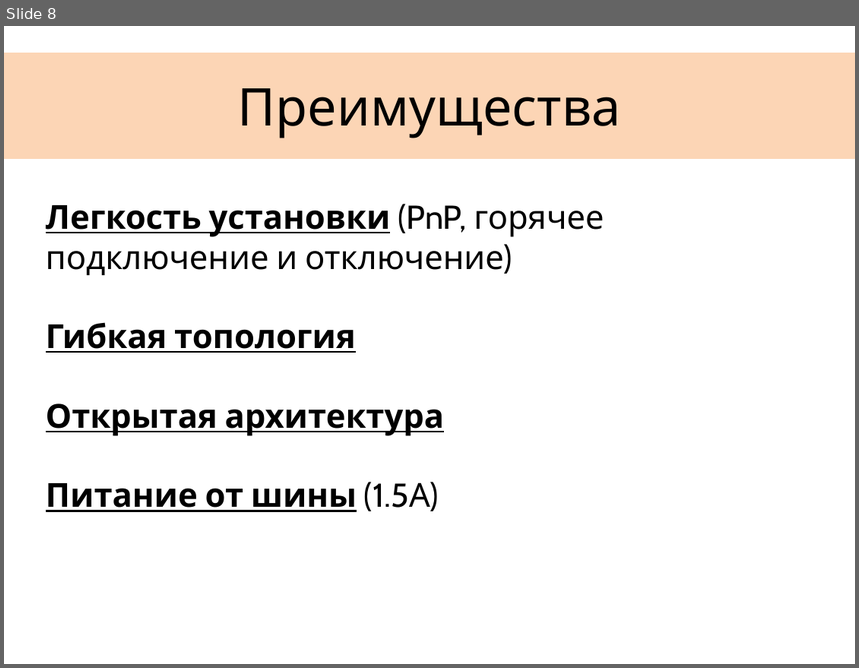
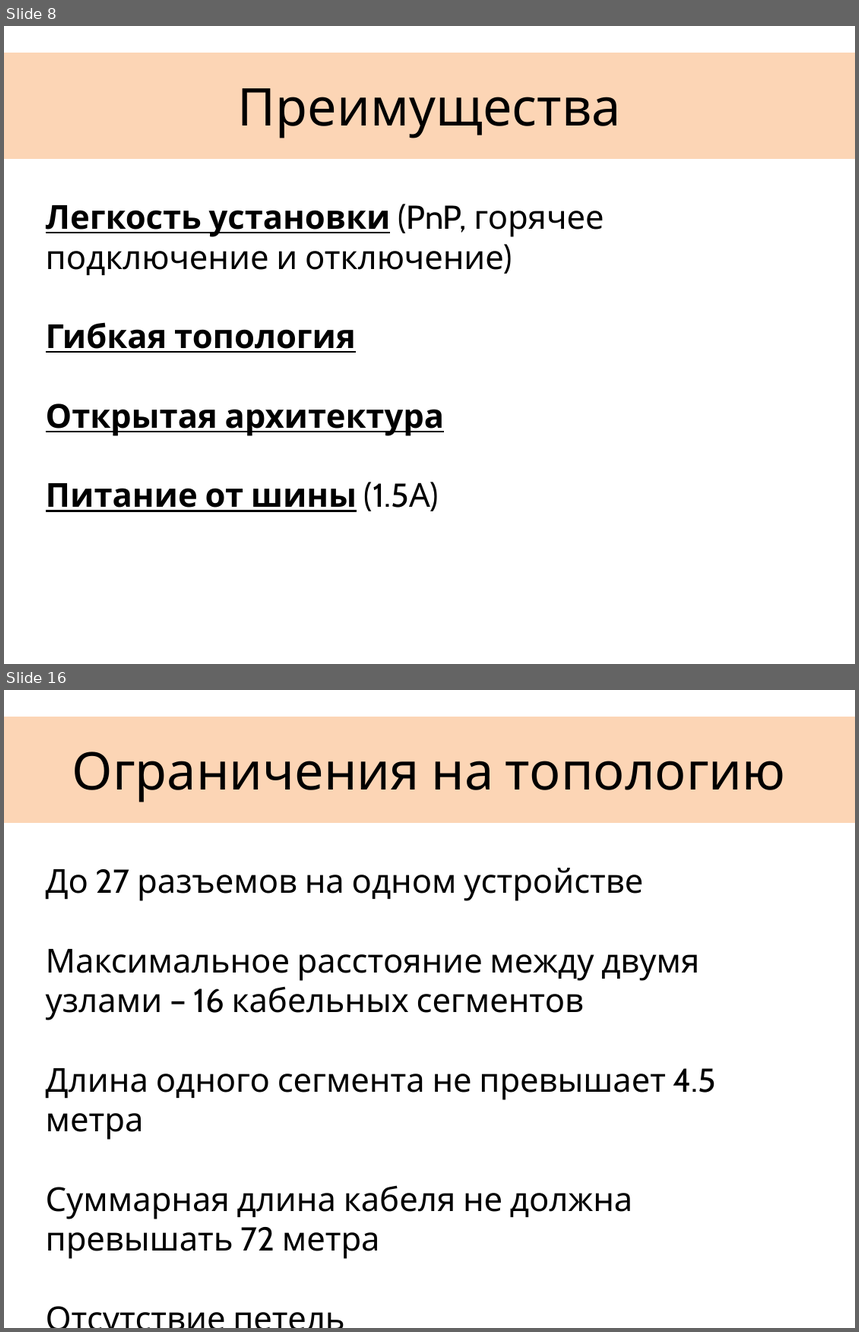
Before and after one commit to gosha92/FireWire, a slide deck: FireWire.pptx. Shown one above the other, each under a label of ours: slide 8 before the commit, slides 8 and 16 after it; the slides between them are not shown. The pictures are 859x668 and 859x1332 pixels, drawn with LibreOffice and Linux fonts; fonts in the diff are those of the drawing. Boxes give left, top, right and bottom in pixels: in the first picture for what was removed or moved away, otherwise in the second. Text is boxed around its words. In the diff, an @@ line names an element or a change of style, - is before the commit and + after.

```diff
--- a/FireWire.pptx
+++ b/FireWire.pptx
@@ slide 16 added at bbox=[4, 690, 855, 1328], background #FFFFFF; not listed: 1 template element that a slide beside it also shows @@
@@ title added at bbox=[72, 752, 786, 802], 44 pt, text #000000 @@
+Ограничения на топологию
@@ text added at bbox=[46, 868, 716, 1259], 28 pt, text #000000 @@
+До 27 разъемов на одном устройстве
+Максимальное расстояние между двумя узлами – 16 кабельных сегментов
+Длина одного сегмента не превышает 4.5 метра
+Суммарная длина кабеля не должна превышать 72 метра
+Отсутствие петель
```
Also in this commit, not shown: 2 slides changed, 7 other slides added, 1 slide removed.
